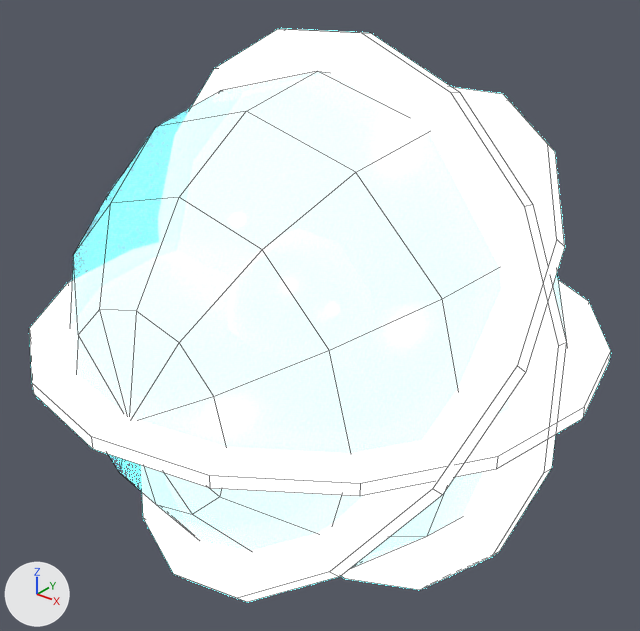
What one commit did to the Blender file assets/source/prop_holo_globe.blend.
Both versions are drawn from a 50 mm camera at (2.68, -3.33, 2.09) aimed at (0.0, 0.01, 0.02). The lights are fixed; the arrows at lower left show +X, +Y and +Z. The picture after the commit comes second. Mesh edges are drawn as thin lines.

The scene before the commit, as lines of its bpy script (objects in view):
```python
mat_ns_energy_cyan = principled_material('ns_energy_cyan')
mat_ns_energy_cyan.base_color = (0.05, 0.55, 0.7)  # cyan #3fc4da
mat_ns_energy_cyan.metallic = 0.1
mat_ns_energy_cyan.roughness = 0.25
mat_ns_energy_cyan.emission_color = (0.17, 0.91, 1.0)  # cyan #73f5ff
mat_ns_energy_cyan.emission_strength = 6.0
mat_ns_glass = principled_material('ns_glass')
mat_ns_glass.base_color = (0.55, 0.78, 0.9)  # cyan #c4e5f3
mat_ns_glass.metallic = 0.1
mat_ns_glass.roughness = 0.06
mat_ns_glass.alpha = 0.28
mat_ns_glass.emission_color = (0.04, 0.16, 0.2)  # dark cyan #386f7c
mat_ns_glass.emission_strength = 0.6
me_prop_holo_globe_mesh = bpy.data.meshes.new('prop_holo_globe_mesh')
me_prop_holo_globe_mesh.from_pydata(...)  # 234 vertices, 210 faces; spans x -1.5..1.5, y -1.5..1.5, z -1.49..1.49
me_prop_holo_globe_mesh.polygons.foreach_set('use_smooth', [True] * 210)
# faces by material slot: [96, 114]
me_prop_holo_globe_mesh.materials.append(mat_ns_glass)  # cyan #c4e5f3
me_prop_holo_globe_mesh.materials.append(mat_ns_energy_cyan)  # cyan #3fc4da, glowing cyan #73f5ff
ob_prop_holo_globe = bpy.data.objects.new('prop_holo_globe', me_prop_holo_globe_mesh)
ob_prop_holo_globe.location = (0.0, 0.0, 0.0)
```
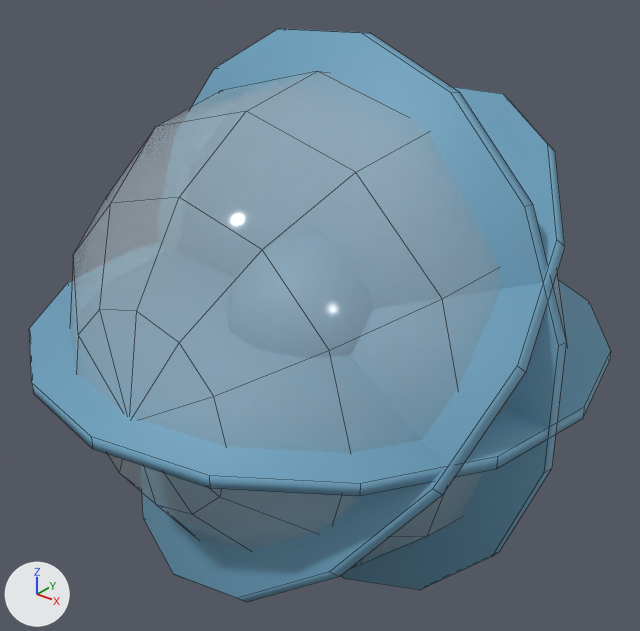
Boxes (x1, y1, x2, y2) around the edits, measured in the pictures (640 x 631 px):
'prop_holo_globe', recoloured, surface changed
    both: (29, 29, 611, 602)

What changed in the scene script:
```text
Change mat_ns_glass:
    mat_ns_glass.metallic: 0.1 -> 0.0
    remove mat_ns_glass.emission_color = (0.04, 0.16, 0.2)  # dark cyan #386f7c
    remove mat_ns_glass.emission_strength = 0.6
    mat_ns_glass.base_color: (0.55, 0.78, 0.9) -> (0.62, 0.7, 0.74)  # cyan #c4e5f3 -> light grey #cedadf
    mat_ns_glass.roughness: 0.06 -> 0.1
    mat_ns_glass.alpha: 0.28 -> 0.3
Change mat_ns_energy_cyan:
    mat_ns_energy_cyan.base_color: (0.05, 0.55, 0.7) -> (0.16, 0.38, 0.55)  # cyan #3fc4da -> blue #6fa6c4
    remove mat_ns_energy_cyan.emission_color = (0.17, 0.91, 1.0)  # cyan #73f5ff
    remove mat_ns_energy_cyan.emission_strength = 6.0
```
